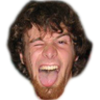
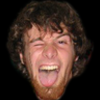
Two versions of the same layered image (w=100, h=100). Layer-by-layer changes:
showed "Background", painted on it over (0, 0, 100, 100)
